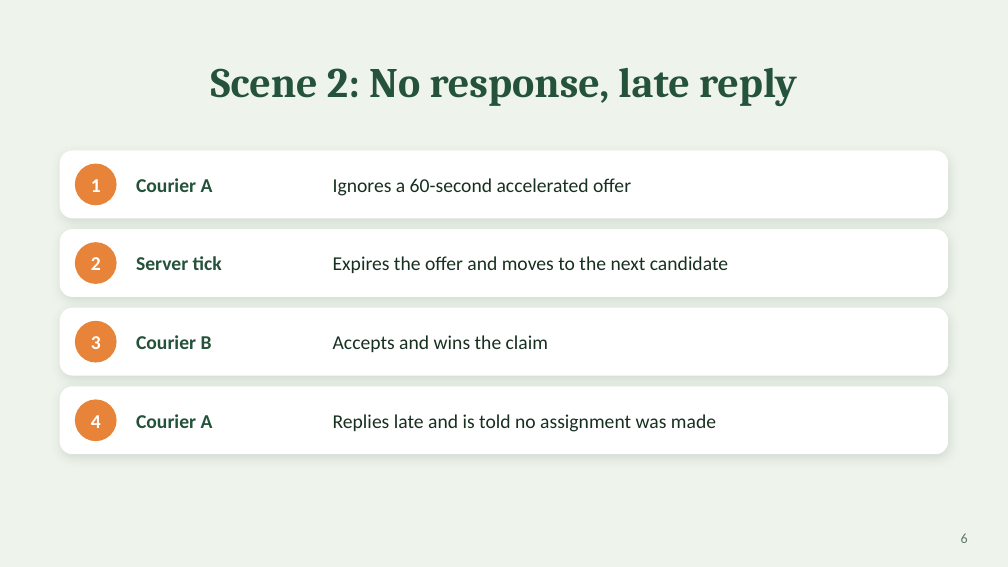
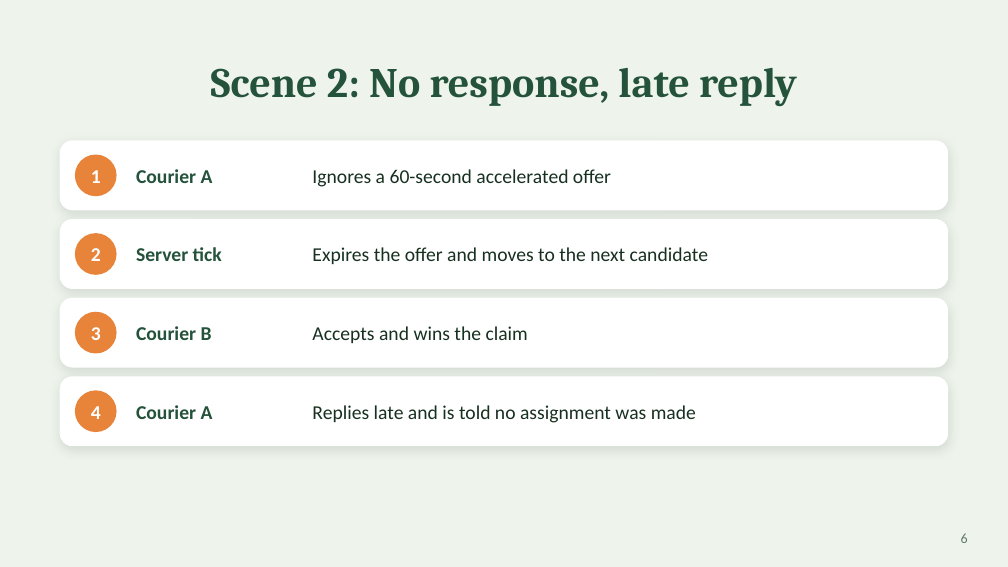
Before and after one commit to Aieda1l/annona, a slide deck: slide 6 of docs/demo/annona-demo.pptx. Drawn at 1008x567 pixels with LibreOffice and Linux fonts; fonts in the diff are those of the drawing. Boxes give left, top, right and bottom in pixels: in the first picture for what was removed or moved away, otherwise in the second. Text is boxed around its words. In the diff, an @@ line names an element or a change of style, - is before the commit and + after.

```diff
--- a/docs/demo/annona-demo.pptx
+++ b/docs/demo/annona-demo.pptx
@@ text "Courier A": place and size @@
-text "Courier A" at box(136, 178, 213, 192)
+text "Courier A" at box(136, 169, 213, 183)
@@ text "Ignores a 60-second accelerated offer": place and size @@
-text "Ignores a 60-second accelerated offer" at box(333, 178, 631, 196)
+text "Ignores a 60-second accelerated offer" at box(312, 169, 611, 187)
@@ text "Server tick": place and size @@
-text "Server tick" at box(136, 256, 222, 270)
+text "Server tick" at box(136, 247, 222, 261)
@@ text "Expires the offer and moves ...": place and size @@
-text "Expires the offer and moves ..." at box(333, 256, 728, 273)
+text "Expires the offer and moves ..." at box(312, 247, 708, 264)
@@ 4 texts, 4 ellipses, 4 rounded rectangles: place and size @@
-4 texts, 4 ellipses, 4 rounded rectangles at box(60, 151, 948, 454)
+4 texts, 4 ellipses, 4 rounded rectangles at box(60, 141, 948, 446)
@@ proportions changed in 4 elements at box(60, 220, 948, 288), box(60, 377, 948, 446), box(60, 141, 948, 210), box(60, 298, 948, 367) @@
@@ text "Courier B": place and size @@
-text "Courier B" at box(136, 335, 212, 349)
+text "Courier B" at box(136, 326, 212, 340)
@@ text "Accepts and wins the claim": place and size @@
-text "Accepts and wins the claim" at box(333, 335, 548, 352)
+text "Accepts and wins the claim" at box(312, 326, 528, 343)
@@ text "Courier A": place and size @@
-text "Courier A" at box(136, 414, 213, 428)
+text "Courier A" at box(136, 405, 213, 419)
@@ text "Replies late and is told ...": place and size @@
-text "Replies late and is told ..." at box(333, 414, 716, 432)
+text "Replies late and is told ..." at box(312, 405, 696, 423)
```
Also in this commit, not shown: 1 other slide changed, 1 other file.
